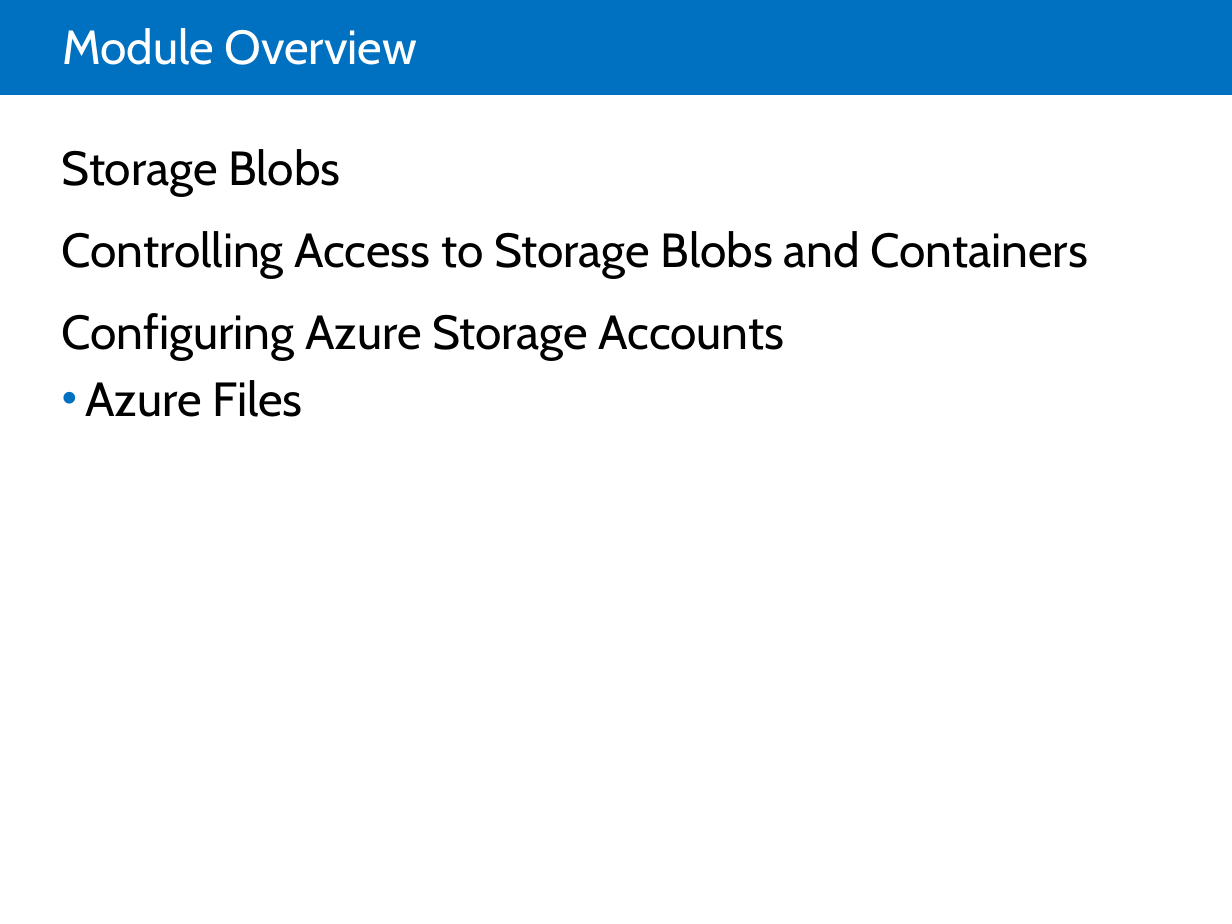
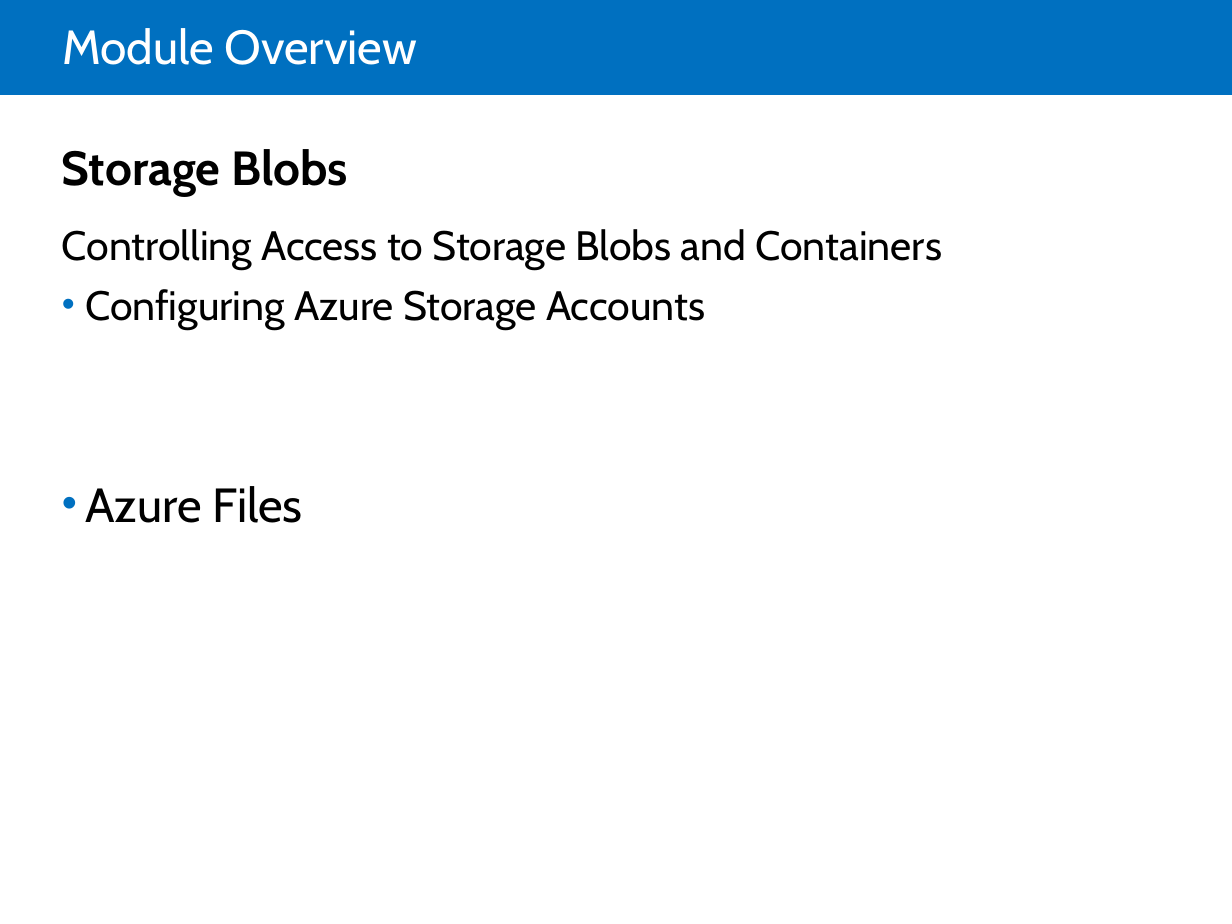
Before and after one commit to LarsKjeldsen/Kursus-az203, a slide deck: slide 2 of MOC/Module 07 Storing and Consuming Files from Azure Storage/20532C-07.pptx. Drawn at 1232x924 pixels with LibreOffice and Linux fonts; fonts in the diff are those of the drawing. Boxes give left, top, right and bottom in pixels: in the first picture for what was removed or moved away, otherwise in the second. Text is boxed around its words. In the diff, an @@ line names an element or a change of style, - is before the commit and + after.

```diff
--- a/MOC/Module 07 Storing and Consuming Files from Azure Storage/20532C-07.pptx
+++ b/MOC/Module 07 Storing and Consuming Files from Azure Storage/20532C-07.pptx
@@ text at <box>62,149,942,523</box>: text changed; size 28 to 24 pt @@
-• Storage Blobs
-  Controlling Access to Storage Blobs and Containers
-  Configuring Azure Storage Accounts
-  Azure Files
+• Storage Blobs
+  Controlling Access to Storage Blobs and Containers
+  Configuring Azure Storage Accounts
+• Azure Files
```
Also in this commit, not shown: 10 other slides changed, 1 other file.
